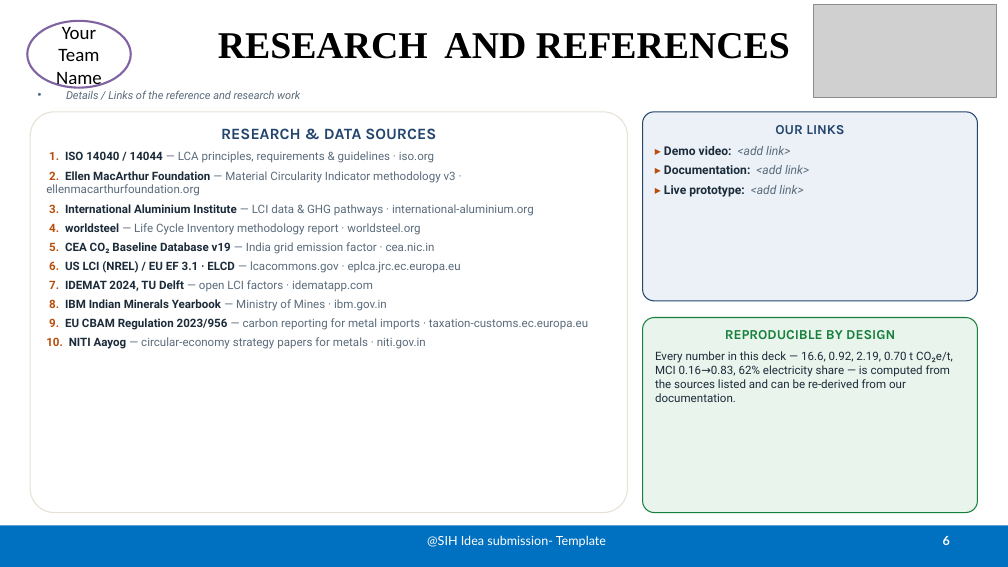
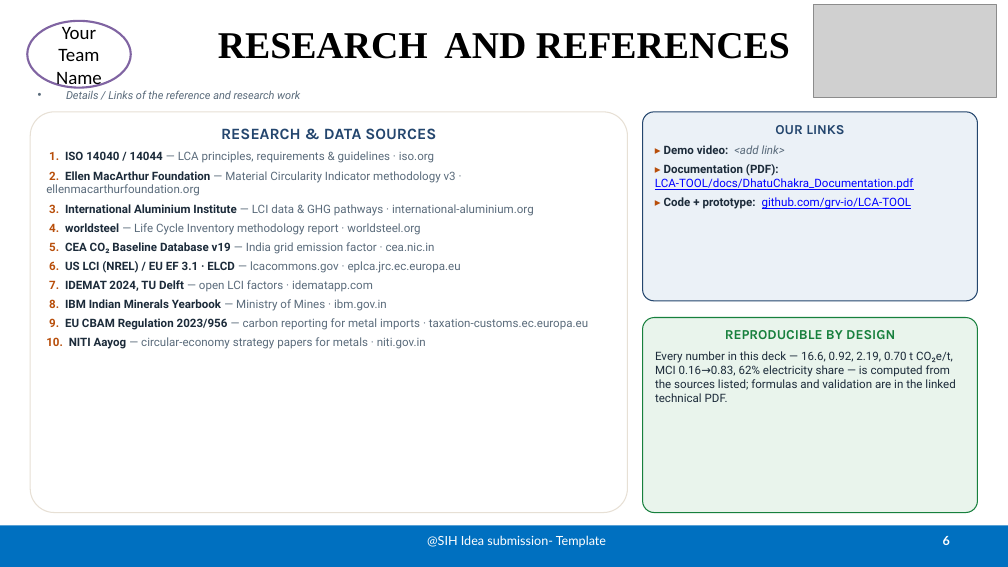
Before and after one commit to grv-io/LCA-TOOL, a slide deck: slide 6 of DhatuChakra_SIH_Idea.pptx. Drawn at 1008x567 pixels with LibreOffice and Linux fonts; fonts in the diff are those of the drawing; grey boxes stand for pictures. Boxes give left, top, right and bottom in pixels: in the first picture for what was removed or moved away, otherwise in the second. Text is boxed around its words. In the diff, an @@ line names an element or a change of style, - is before the commit and + after.

```diff
--- a/DhatuChakra_SIH_Idea.pptx
+++ b/DhatuChakra_SIH_Idea.pptx
@@ text in rounded rectangle at box(664, 145, 785, 154): size 11.5 to 11 pt in "▸ Demo video: <add link>" @@
@@ text in rounded rectangle at box(655, 164, 913, 209): text changed; size 11.5 to 11 pt; text colour #1C2B3A to #0000FF; bold off @@
-▸ Documentation: <add link>
-▸ Live prototype: <add link>
+▸ Documentation (PDF): LCA-TOOL/docs/DhatuChakra_Documentation.pdf
+▸ Code + prototype: github.com/grv-io/LCA-TOOL
@@ text in rounded rectangle at box(655, 351, 955, 402): text changed @@
-Every number in this deck — 16.6, 0.92, 2.19, 0.70 t CO₂e/t, MCI 0.16→0.83, 62% electricity share — is computed from the sources listed and can be re-derived from our documentation.
+Every number in this deck — 16.6, 0.92, 2.19, 0.70 t CO₂e/t, MCI 0.16→0.83, 62% electricity share — is computed from the sources listed; formulas and validation are in the linked technical PDF.
```
Also in this commit, not shown: 3 other slides changed, 1 other file.
